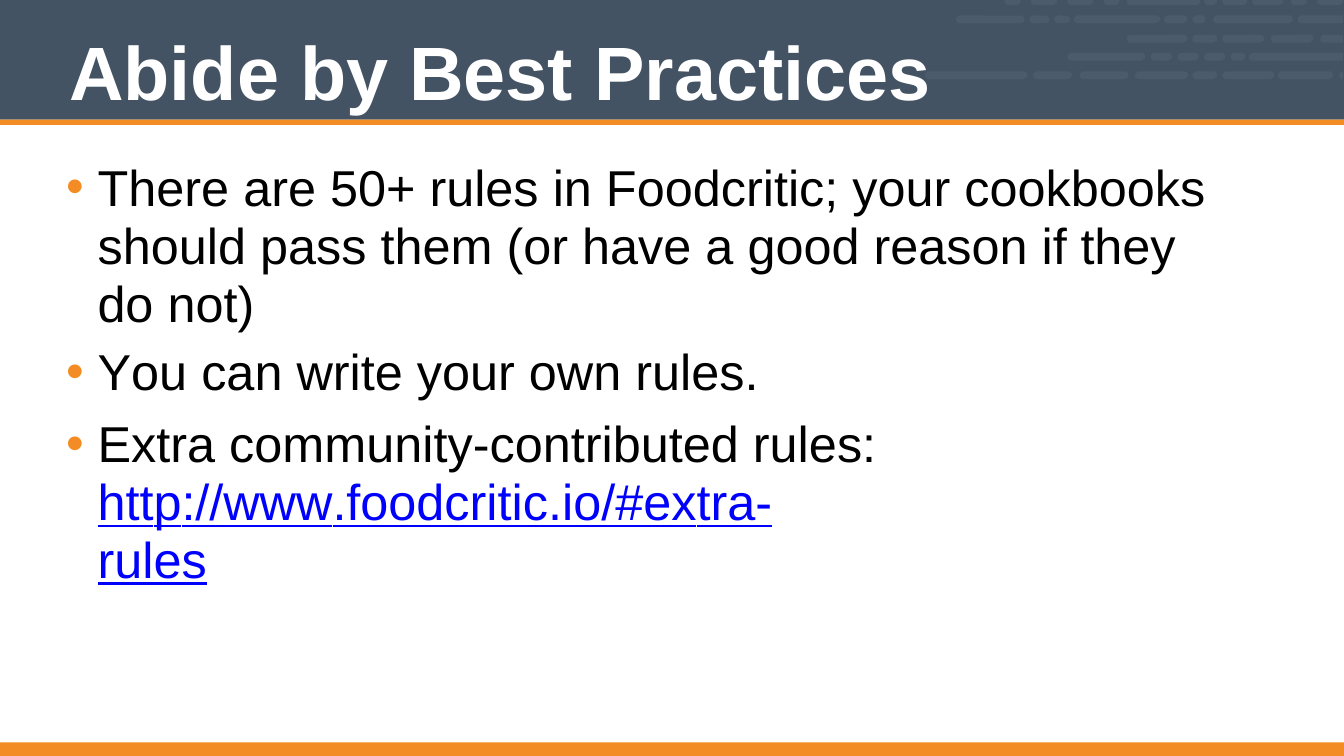
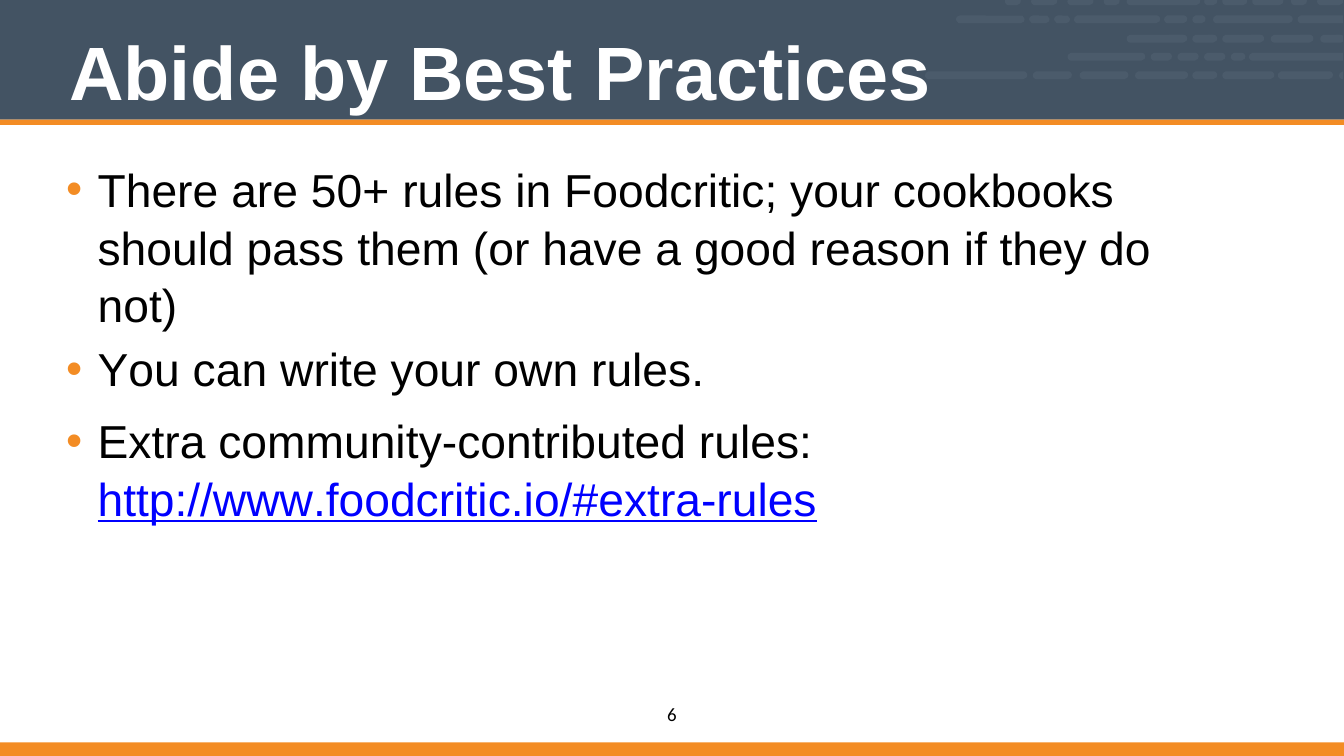
Before and after one commit to vinyar/chef-intermediate, a slide deck: slide 6 of Modules/10-Chef_Intermediate.pptx. Drawn at 1344x756 pixels with LibreOffice and Linux fonts; fonts in the diff are those of the drawing. Boxes give left, top, right and bottom in pixels: in the first picture for what was removed or moved away, otherwise in the second. Text is boxed around its words. In the diff, an @@ line names an element or a change of style, - is before the commit and + after.

```diff
--- a/Modules/10-Chef_Intermediate.pptx
+++ b/Modules/10-Chef_Intermediate.pptx
@@ text "There are 50+ rules in ..." at [98,173,1150,525]: size 48 to 44 pt @@
@@ page number added at [667,708,677,721], 18 pt, text #000000 @@
+6
```
Also in this commit, not shown: 13 other slides changed.
